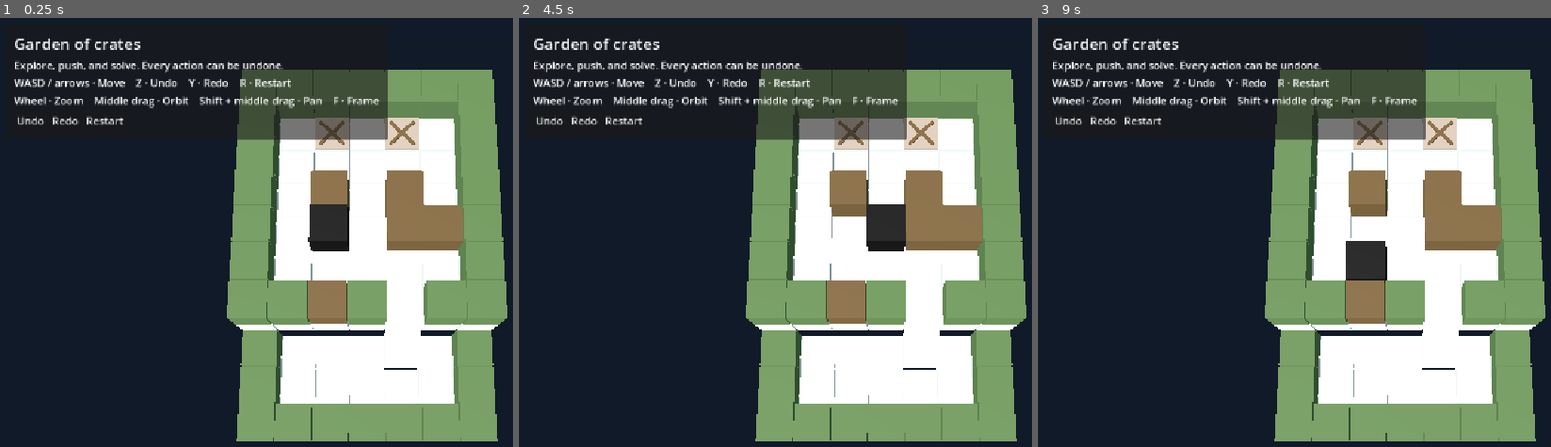
Above: before the commit, frames 1-3 (left to right).
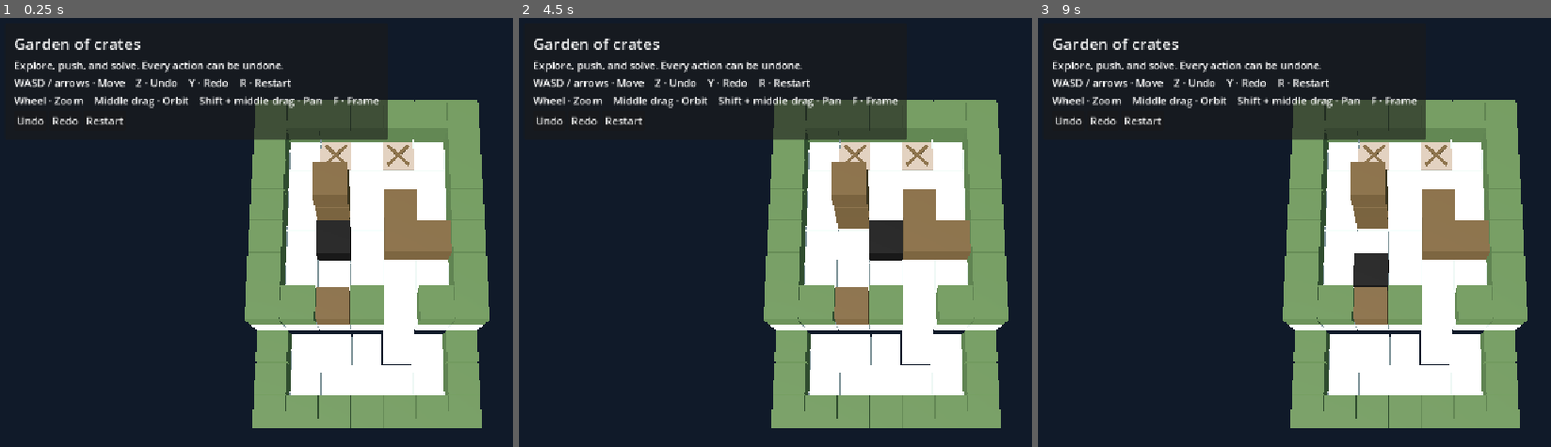
Above: after the commit, the same moments.

Repository: AkaCMD/grid-game-groundwork-godot
Game: Godot game, scene res://examples/sokoban.tscn
The game is run twice, just before and just after one commit, with the same random seed, the same clock (stepped at 60 frames per second) and the same inputs.
Inputs (mouse positions are in pixels of both pictures, inside the frame that each line leads up to):
- Up to frame 1 (0.25 s): no input
- Up to frame 2 (4.5 s): click "Restart" at 0.5 s; click "Restart" at 1.25 s; click "Restart" at 2 s; click "Undo" at 2.75 s; click "Redo" at 3.5 s; tap Enter at 4.25 s; move the mouse to (outside the picture) at 4.27 s; hold D from 4.28 s (still down); tap 1 at 4.35 s; click (outside the picture) at 4.42 s
- Up to frame 3 (9 s): release D at 5 s; tap Space at 5, 6.5, 8 s; drag from (1253, 288) to (1366, 361) at 5.02 s; tap Enter at 5.75, 7.25 s; move the mouse to (1479, 150) at 5.77 s; hold D 5.78-6.5 s; tap 3 at 5.85 s; drag from (1366, 361) to (1181, 185) at 6.52 s; move the mouse to (outside the picture) at 7.27 s; hold A 7.28-8 s; tap Y at 7.35 s; drag from (1181, 185) to (1294, 133) at 8.02 s; move the mouse to (1443, 262) at 8.77 s; hold S from 8.78 s (still down); tap R at 8.85 s; click (1443, 262) at 8.92 s

The runs differ from the first frame. In frame 1, 19% of the frame differs, in the area x 44-99%, y 12-99%; in frame 2, 19%; in frame 3, 19%.

Commit message:
Add gameplay GIF and stacked crates to Sokoban example

Diff:
--- a/examples/levels/sokoban.tres
+++ b/examples/levels/sokoban.tres
@@ -737,6 +737,18 @@
 "crate": false
 }
 
+[sub_resource type="Resource" id="Resource_em3kx"]
+script = ExtResource("1_8dhlk")
+entity_id = &"crate_1"
+definition = SubResource("Resource_hlmcl")
+cell = Vector3i(2, 1, 3)
+
+[sub_resource type="Resource" id="Resource_5of80"]
+script = ExtResource("1_8dhlk")
+entity_id = &"crate_2"
+definition = SubResource("Resource_hlmcl")
+cell = Vector3i(2, 2, 3)
+
 [sub_resource type="Resource" id="Resource_7df1e"]
 script = ExtResource("4_dmyqr")
 
@@ -796,5 +808,5 @@
 script = ExtResource("6_30etc")
 title = "Garden of crates"
 palette = Array[ExtResource("2_6ocxs")]([SubResource("Resource_gvias"), SubResource("Resource_nd1x8"), SubResource("Res …(232 unchanged characters)…
-entities = Array[ExtResource("1_8dhlk")]([SubResource("Resou …(3319 unchanged characters)… e_ek36h"), SubResource("Resource_i1apq")])
+entities = Array[ExtResource("1_8dhlk")]([SubResource("Resou …(3319 unchanged characters)… e_ek36h"), SubResource("Resource_i1apq"), SubResource("Resource_em3kx"), SubResource("Resource_5of80")])
 game_rule = SubResource("Resource_7df1e")
Binary file added: docs/media/gameplay.gif
Not shown: 1 places in examples/levels/sokoban.tres that only renumber resources
Not shown: 1 places in examples/sokoban.tscn that only renumber resources
Not shown, changed: README.md
